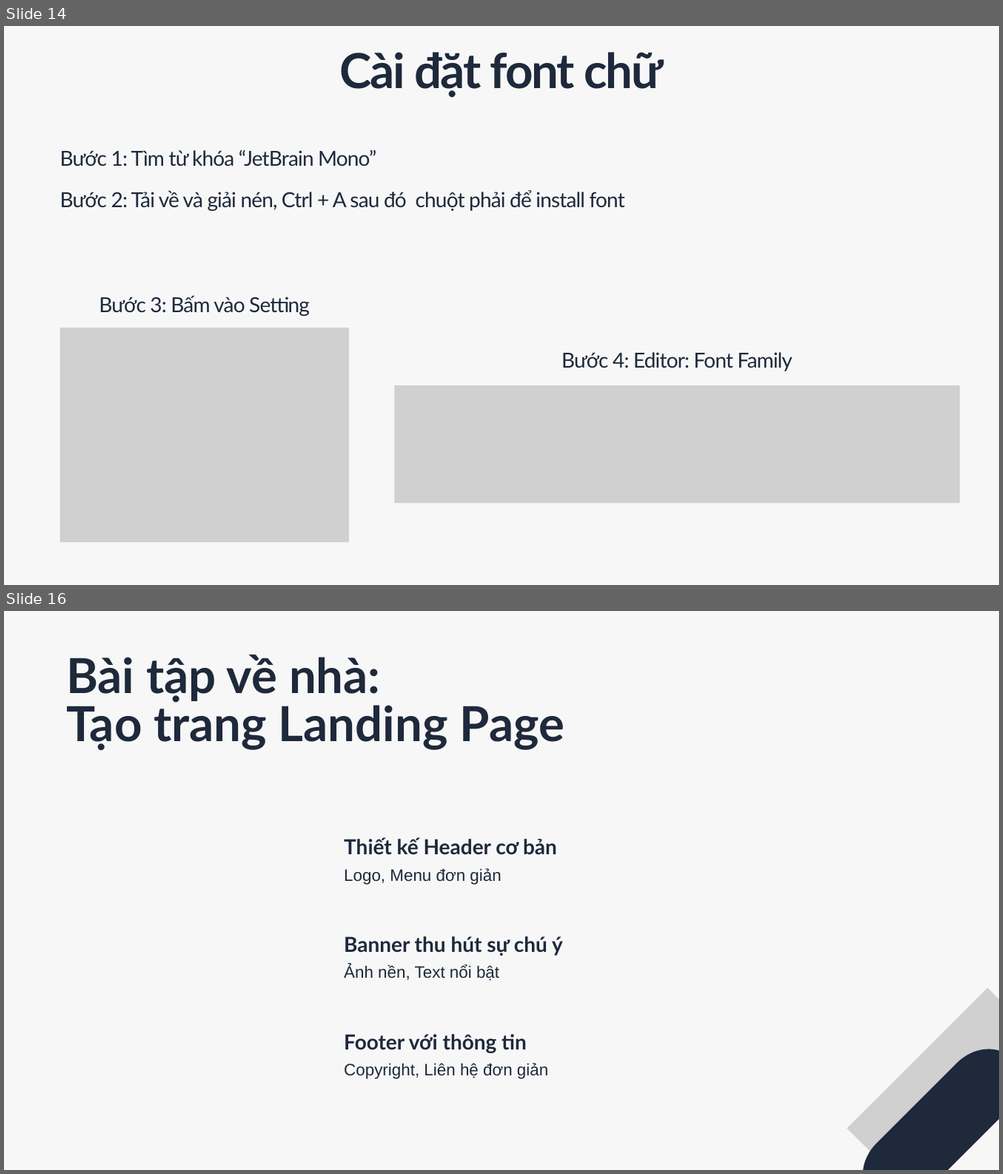
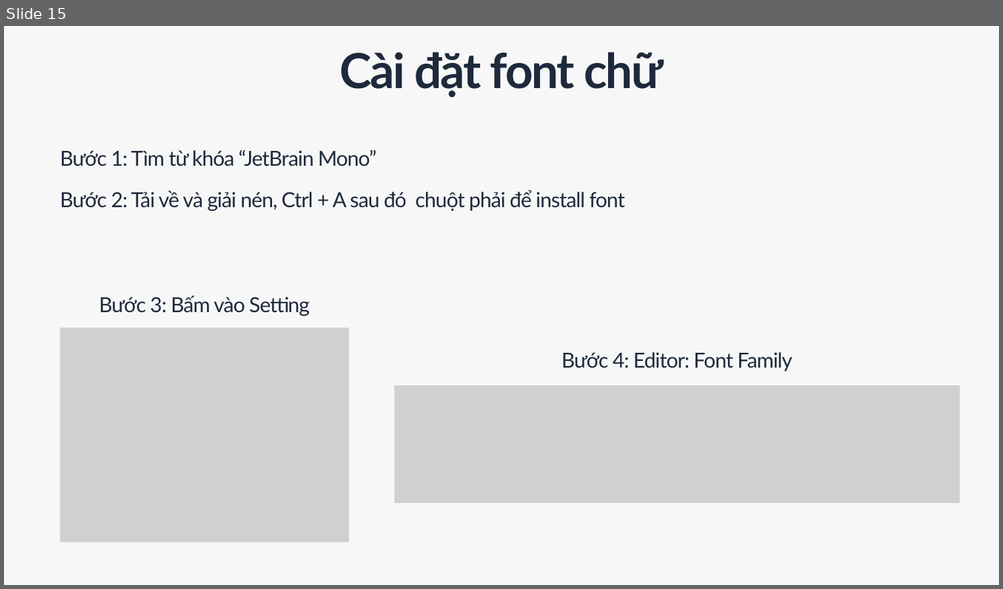
Before and after one commit to trongandev/tai-lieu-day-reactjs-tdsv, a slide deck: giao-an/buoi1/BUỔI 1 TỪ RAZOR VIEW SANG JSX.pptx. Shown one above the other, each under a label of ours: slides 14 and 16 before the commit, slide 15 after it; the slides between them are not shown. The pictures are 1003x1174 and 1003x589 pixels, drawn with LibreOffice and Linux fonts; fonts in the diff are those of the drawing; grey boxes stand for pictures. Boxes give left, top, right and bottom in pixels: in the first picture for what was removed or moved away, otherwise in the second. Text is boxed around its words. In the diff, an @@ line names an element or a change of style, - is before the commit and + after.

```diff
--- a/giao-an/buoi1/BUỔI 1 TỪ RAZOR VIEW SANG JSX.pptx
+++ b/giao-an/buoi1/BUỔI 1 TỪ RAZOR VIEW SANG JSX.pptx
@@ slide 16 removed at (x1=4, y1=611, x2=999, y2=1170), background #F7F7F7 @@
@@ text removed at (x1=66, y1=654, x2=564, y2=750) @@
-Bài tập về nhà:
-Tạo trang Landing Page
@@ text removed at (x1=344, y1=837, x2=557, y2=855) @@
-Thiết kế Header cơ bản
@@ text removed at (x1=344, y1=869, x2=501, y2=885) @@
-Logo, Menu đơn giản
@@ text removed at (x1=344, y1=937, x2=563, y2=957) @@
-Banner thu hút sự chú ý
@@ text removed at (x1=344, y1=965, x2=499, y2=981) @@
-Ảnh nền, Text nổi bật
@@ picture removed at (x1=846, y1=988, x2=999, y2=1170) @@
@@ text removed at (x1=344, y1=1034, x2=526, y2=1054) @@
-Footer với thông tin
@@ freeform shape removed at (x1=847, y1=1034, x2=999, y2=1170) @@
@@ text removed at (x1=344, y1=1063, x2=548, y2=1079) @@
-Copyright, Liên hệ đơn giản
@@ what was slide 14 is now slide 15 @@
```
Also in this commit, not shown: 3 slides changed, 7 slides added, 1 other slide removed, 4 other files.
